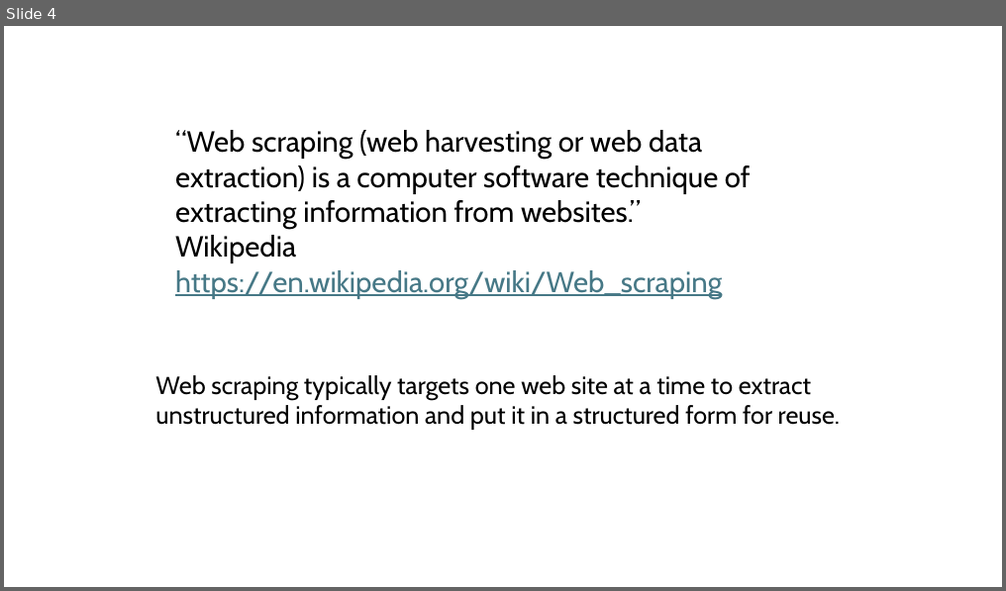
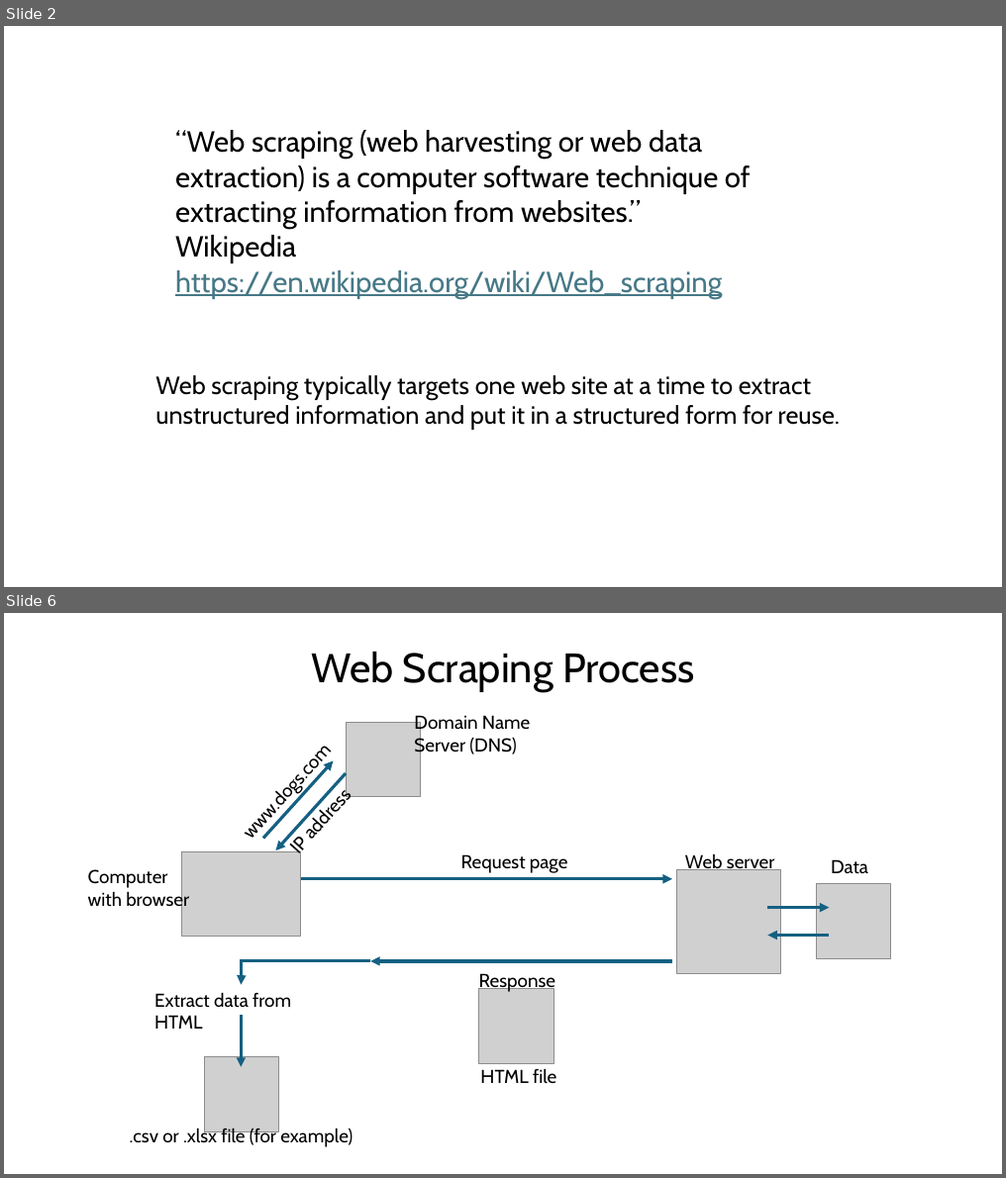
Before and after one commit to bham-carpentries/bham-introduction-to-webscraping, a slide deck: instructors/Introduction to Web Scraping.pptx. Shown one above the other, each under a label of ours: slide 4 before the commit, slides 2 and 6 after it; the slides between them are not shown. The pictures are 1006x591 and 1006x1178 pixels, drawn with LibreOffice and Linux fonts; fonts in the diff are those of the drawing; grey boxes stand for pictures. Boxes give left, top, right and bottom in pixels: in the first picture for what was removed or moved away, otherwise in the second. Text is boxed around its words. In the diff, an @@ line names an element or a change of style, - is before the commit and + after.

```diff
--- a/instructors/Introduction to Web Scraping.pptx
+++ b/instructors/Introduction to Web Scraping.pptx
@@ slide 6 added at [4,613,1002,1174], background #FFFFFF @@
@@ title added at [311,651,694,692], 39.6 pt, text #000000 @@
+Web Scraping Process
@@ text added at [230,723,350,851], 18 pt, text #000000 @@
+www.dogs.com
@@ picture added at [346,722,420,797] @@
@@ text added at [414,715,530,757], 18 pt, text #000000 @@
+Domain Name Server (DNS)
@@ arrow added from (263, 839) to (334, 761), #156082 3 pt @@
@@ arrow added from (346, 773) to (275, 851), #156082 3 pt @@
@@ text added at [280,845,306,856], 18 pt, text #000000 @@
+IP address
@@ text added at [88,869,189,911], 18 pt, text #000000 @@
+Computer with browser
@@ picture added at [181,852,300,937] @@
@@ arrow added from (300, 879) to (672, 879), #156082 3 pt @@
@@ text added at [461,855,568,873], 18 pt, text #000000 @@
+Request page
@@ picture added at [677,869,781,973] @@
@@ text added at [685,855,774,870], 18 pt, text #000000 @@
+Web server
@@ text added at [831,860,868,874], 18 pt, text #000000 @@
+Data
@@ arrow added from (767, 908) to (829, 908), #156082 3 pt @@
@@ picture added at [816,884,891,959] @@
@@ arrow added from (829, 936) to (767, 936), #156082 3 pt @@
@@ elbow arrow added from (371, 961) to (242, 985), #156082 3 pt @@
@@ arrow added from (672, 961) to (371, 961), #156082 3 pt @@
@@ text added at [154,992,291,1029], 18 pt, text #000000 @@
+Extract data from HTML
@@ picture added at [478,989,553,1063] @@
@@ text added at [479,973,556,992], 18 pt, text #000000 @@
+Response
@@ arrow added from (242, 1015) to (242, 1067), #156082 3 pt @@
@@ picture added at [205,1057,279,1132] @@
@@ text added at [480,1068,556,1083], 18 pt, text #000000 @@
+HTML file
@@ text added at [130,1127,352,1148], 18 pt, text #000000 @@
+.csv or .xlsx file (for example)
@@ what was slide 4 is now slide 2 @@
```
Also in this commit, not shown: 6 slides changed, 9 other slides added, 2 slides removed, 3 other files.
